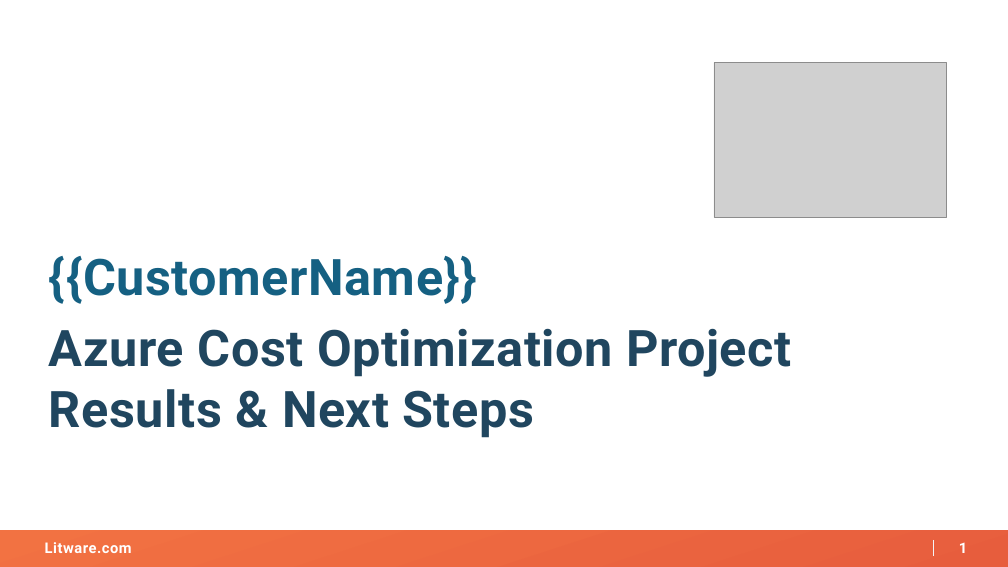
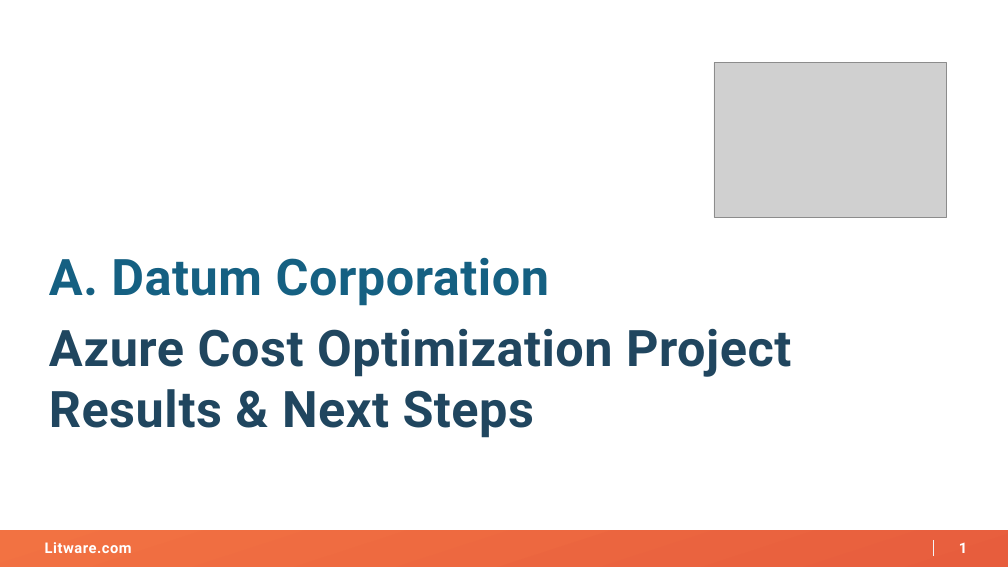
Before and after one commit to reaver89/agenticit, a slide deck: slide 1 of create-a-project-from-cost-opt-20260219152004/artifacts/project-results-deck.pptx. Drawn at 1008x567 pixels with LibreOffice and Linux fonts; fonts in the diff are those of the drawing; grey boxes stand for pictures; background and template pictures are left out. Boxes give left, top, right and bottom in pixels: in the first picture for what was removed or moved away, otherwise in the second. Text is boxed around its words. In the diff, an @@ line names an element or a change of style, - is before the commit and + after.

Commit message:
[create-a-project-from-cost-opt-20260219152004] Update artifacts/project-results-deck.pptx

```diff
--- a/create-a-project-from-cost-opt-20260219152004/artifacts/project-results-deck.pptx
+++ b/create-a-project-from-cost-opt-20260219152004/artifacts/project-results-deck.pptx
@@ text at bbox=[49, 257, 549, 306]: text changed @@
-{{CustomerName}}
+A. Datum Corporation
```
